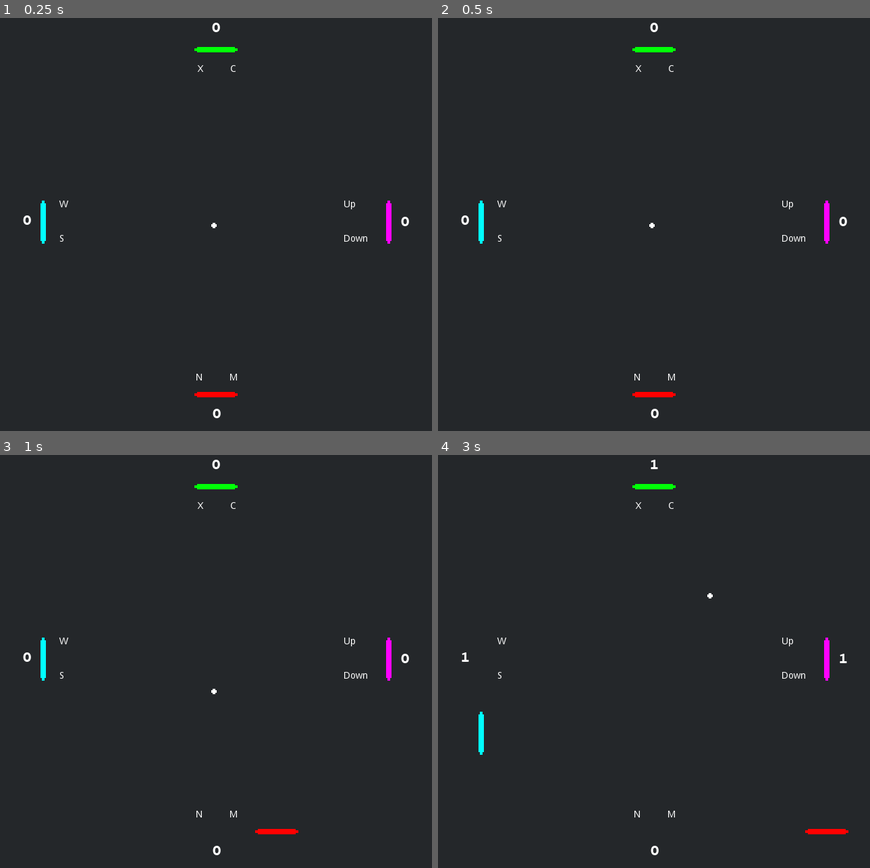
Above: before the commit, frames 1-4 (two rows, left to right).
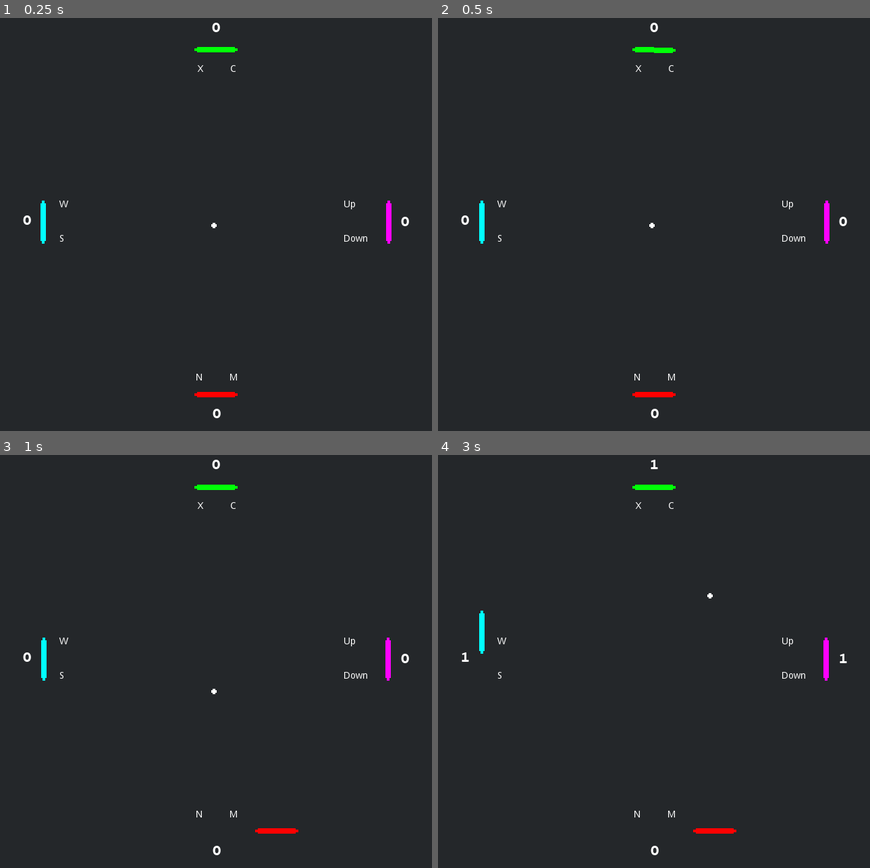
Above: after the commit, the same moments.

Repository: SpeedyVelcro/pong-demo-4player-mod
Game: Godot game, scene res://Paddle/Paddle.tscn
Same seed, same stepped clock (60 frames per second), same inputs: the game is played once before the commit and once after it.
Inputs:
- Up to frame 1 (0.25 s): no input
- Up to frame 2 (0.5 s): no input
- Up to frame 3 (1 s): hold M (bottom_move_right) from 0.53 s (still down); tap Space (ui_select) at 0.77 s
- Up to frame 4 (3 s): release M (bottom_move_right) at 1.28 s; hold S (left_move_down) 1.28-2.03 s; tap Space (ui_select) at 1.52 s; hold M (bottom_move_right) 2.03-2.78 s; tap Enter at 2.75 s; hold W (left_move_up) from 2.78 s (still down)

Frame 1 is identical in both runs. In frame 2, less than 0.1% of the frame differs, in the area x 9-55%, y 7-55%; in frame 3, 0.1%; in frame 4, 0.6%, in the area x 9-95%, y 7-92%.

Commit message:
Everything gets closer together

Diff:
--- a/Paddle/paddle.gd
+++ b/Paddle/paddle.gd
@@ -1,17 +1,20 @@
 extends Area2D
 
 const MOVE_SPEED = 200
+const MOVE_TO_CENTER_SPEED = 1
 enum Side {LEFT, RIGHT, TOP, BOTTOM}
 export(Side) var player
 
 var _ball_dir
 var _up # Left for horizontal paddles
 var _down # Right for horizontal paddles
+var start_position
 
 onready var _screen_size_y = get_viewport_rect().size.y
 onready var _screen_size_x = get_viewport_rect().size.x
 
 func _ready():
+	start_position = position
 	match player:
 		Side.LEFT:
 			_up = "left_move_up"
@@ -40,6 +43,15 @@
 		position.x += move
 	position.y = clamp(position.y, 64, _screen_size_y - 64)
 	position.x = clamp(position.x, 64, _screen_size_x - 64)
+	match player:
+		Side.LEFT:
+			position += Vector2.RIGHT * delta * MOVE_TO_CENTER_SPEED
+		Side.RIGHT:
+			position += Vector2.LEFT * delta * MOVE_TO_CENTER_SPEED
+		Side.TOP:
+			position += Vector2.DOWN * delta * MOVE_TO_CENTER_SPEED
+		Side.BOTTOM:
+			position += Vector2.UP * delta * MOVE_TO_CENTER_SPEED
 
 
 func _on_area_entered(area):
@@ -52,3 +64,7 @@
 		else:
 			new_velocity = Vector2(parallel_speed, _ball_dir)
 		area.direction = new_velocity.normalized()
+
+
+func _on_Ball_reset():
+	position = start_position
--- a/logic/ball.gd
+++ b/logic/ball.gd
@@ -5,6 +5,7 @@
 var _speed = DEFAULT_SPEED
 var direction = Vector2.DOWN
 var moving = false
+signal reset
 
 onready var _initial_pos = position
 
@@ -34,3 +35,4 @@
 	direction = direction.normalized()
 	position = _initial_pos
 	_speed = DEFAULT_SPEED
+	emit_signal("reset")
--- a/pong.tscn
+++ b/pong.tscn
@@ -195,6 +195,10 @@
 "_edit_use_anchors_": false
 }
 
+[connection signal="reset" from="Ball" to="BottomPaddle" method="_on_Ball_reset"]
+[connection signal="reset" from="Ball" to="TopPaddle" method="_on_Ball_reset"]
+[connection signal="reset" from="Ball" to="RightPaddle" method="_on_Ball_reset"]
+[connection signal="reset" from="Ball" to="LeftPaddle" method="_on_Ball_reset"]
 [connection signal="area_entered" from="LeftWall" to="LeftWall" method="_on_area_entered"]
 [connection signal="lost_ball" from="LeftWall" to="." method="_on_LeftWall_lost_ball"]
 [connection signal="area_entered" from="RightWall" to="RightWall" method="_on_area_entered"]
--- a/project.godot
+++ b/project.godot
@@ -33,50 +33,50 @@
 
 left_move_down={
 "deadzone": 0.5,
-"events": [ Object(InputEventJoypadButton,"resource_local_to_scene":false,"resource_name":"","device":0,"button_index":13,"pressure":0.0,"pressed":false,"script":null)
+"events": [ Object(InputEventKey,"resource_local_to_scene":false,"resource_name":"","device":0,"alt":false,"shift":false,"control":false,"meta":false,"command":false,"pressed":false,"scancode":83,"unicode":0,"echo":false,"script":null)
 , Object(InputEventJoypadMotion,"resource_local_to_scene":false,"resource_name":"","device":0,"axis":1,"axis_value":1.0,"script":null)
-, Object(InputEventKey,"resource_local_to_scene":false,"resource_name":"","device":0,"alt":false,"shift":false,"control":false,"meta":false,"command":false,"pressed":false,"scancode":83,"unicode":0,"echo":false,"script":null)
  ]
 }
 left_move_up={
 "deadzone": 0.5,
-"events": [ Object(InputEventJoypadButton,"resource_local_to_scene":false,"resource_name":"","device":0,"button_index":12,"pressure":0.0,"pressed":false,"script":null)
+"events": [ Object(InputEventKey,"resource_local_to_scene":false,"resource_name":"","device":0,"alt":false,"shift":false,"control":false,"meta":false,"command":false,"pressed":false,"scancode":87,"unicode":0,"echo":false,"script":null)
 , Object(InputEventJoypadMotion,"resource_local_to_scene":false,"resource_name":"","device":0,"axis":1,"axis_value":-1.0,"script":null)
-, Object(InputEventKey,"resource_local_to_scene":false,"resource_name":"","device":0,"alt":false,"shift":false,"control":false,"meta":false,"command":false,"pressed":false,"scancode":87,"unicode":0,"echo":false,"script":null)
  ]
 }
 right_move_down={
 "deadzone": 0.5,
 "events": [ Object(InputEventKey,"resource_local_to_scene":false,"resource_name":"","device":0,"alt":false,"shift":false,"control":false,"meta":false,"command":false,"pressed":false,"scancode":16777234,"unicode":0,"echo":false,"script":null)
-, Object(InputEventJoypadButton,"resource_local_to_scene":false,"resource_name":"","device":1,"button_index":13,"pressure":0.0,"pressed":false,"script":null)
-, Object(InputEventJoypadMotion,"resource_local_to_scene":false,"resource_name":"","device":1,"axis":1,"axis_value":1.0,"script":null)
+, Object(InputEventJoypadMotion,"resource_local_to_scene":false,"resource_name":"","device":0,"axis":3,"axis_value":1.0,"script":null)
  ]
 }
 right_move_up={
 "deadzone": 0.5,
 "events": [ Object(InputEventKey,"resource_local_to_scene":false,"resource_name":"","device":0,"alt":false,"shift":false,"control":false,"meta":false,"command":false,"pressed":false,"scancode":16777232,"unicode":0,"echo":false,"script":null)
-, Object(InputEventJoypadButton,"resource_local_to_scene":false,"resource_name":"","device":1,"button_index":12,"pressure":0.0,"pressed":false,"script":null)
-, Object(InputEventJoypadMotion,"resource_local_to_scene":false,"resource_name":"","device":1,"axis":1,"axis_value":-1.0,"script":null)
+, Object(InputEventJoypadMotion,"resource_local_to_scene":false,"resource_name":"","device":0,"axis":3,"axis_value":-1.0,"script":null)
  ]
 }
 top_move_left={
 "deadzone": 0.5,
 "events": [ Object(InputEventKey,"resource_local_to_scene":false,"resource_name":"","device":0,"alt":false,"shift":false,"control":false,"meta":false,"command":false,"pressed":false,"scancode":88,"unicode":0,"echo":false,"script":null)
+, Object(InputEventJoypadMotion,"resource_local_to_scene":false,"resource_name":"","device":0,"axis":6,"axis_value":1.0,"script":null)
  ]
 }
 top_move_right={
 "deadzone": 0.5,
 "events": [ Object(InputEventKey,"resource_local_to_scene":false,"resource_name":"","device":0,"alt":false,"shift":false,"control":false,"meta":false,"command":false,"pressed":false,"scancode":67,"unicode":0,"echo":false,"script":null)
+, Object(InputEventJoypadMotion,"resource_local_to_scene":false,"resource_name":"","device":0,"axis":7,"axis_value":1.0,"script":null)
  ]
 }
 bottom_move_left={
 "deadzone": 0.5,
 "events": [ Object(InputEventKey,"resource_local_to_scene":false,"resource_name":"","device":0,"alt":false,"shift":false,"control":false,"meta":false,"command":false,"pressed":false,"scancode":78,"unicode":0,"echo":false,"script":null)
+, Object(InputEventJoypadButton,"resource_local_to_scene":false,"resource_name":"","device":0,"button_index":11,"pressure":0.0,"pressed":false,"script":null)
  ]
 }
 bottom_move_right={
 "deadzone": 0.5,
 "events": [ Object(InputEventKey,"resource_local_to_scene":false,"resource_name":"","device":0,"alt":false,"shift":false,"control":false,"meta":false,"command":false,"pressed":false,"scancode":77,"unicode":0,"echo":false,"script":null)
+, Object(InputEventJoypadButton,"resource_local_to_scene":false,"resource_name":"","device":0,"button_index":10,"pressure":0.0,"pressed":false,"script":null)
  ]
 }
 
